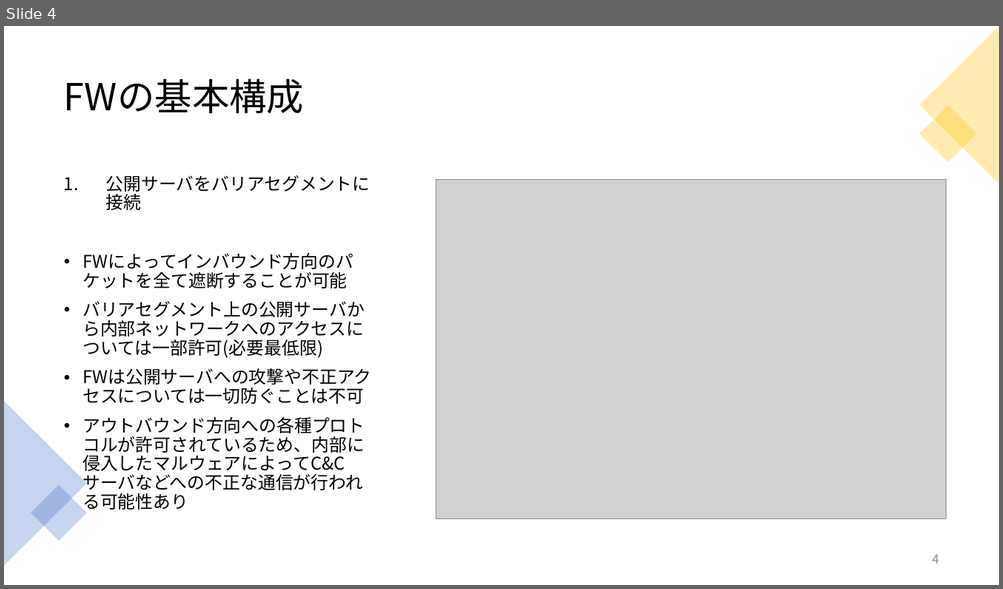
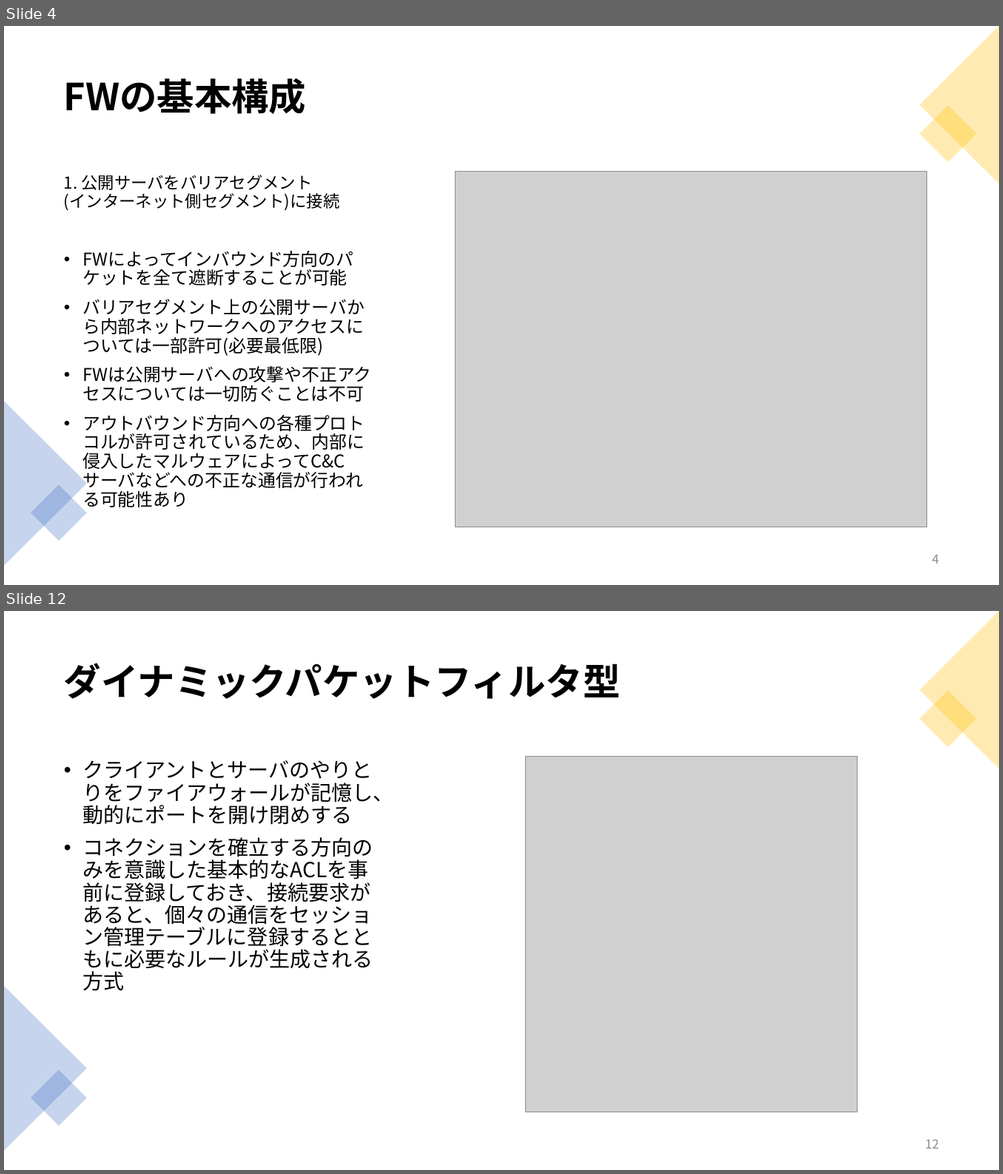
Before and after one commit to Reimei1213/LT, a slide deck: FireWall/LT_FireWall.pptx. Shown one above the other, each under a label of ours: slide 4 before the commit, slides 4 and 12 after it; the slides between them are not shown. The pictures are 1003x589 and 1003x1174 pixels, drawn with LibreOffice and Linux fonts; fonts in the diff are those of the drawing; grey boxes stand for pictures. Boxes give left, top, right and bottom in pixels: in the first picture for what was removed or moved away, otherwise in the second. Text is boxed around its words. In the diff, an @@ line names an element or a change of style, - is before the commit and + after.

```diff
--- a/FireWall/LT_FireWall.pptx
+++ b/FireWall/LT_FireWall.pptx
@@ slide 12 added at [4,611,999,1170], background #FFFFFF @@
@@ triangle added at [919,611,999,769], fill #FFC000 at 30% opacity @@
@@ title added at [64,663,620,699], 36 pt, text #000000, bold @@
+ダイナミックパケットフィルタ型
@@ rectangle added at [919,691,976,748], fill #FFC000 at 30% opacity @@
@@ text added at [82,760,394,991], 20 pt, text #000000 @@
+• クライアントとサーバのやりとりをファイアウォールが記憶し、動的にポートを開け閉めする
+• コネクションを確立する方向のみを意識した基本的なACLを事前に登録しておき、接続要求があると、個々の通信をセッション管理テーブルに登録するとともに必要なルールが生成される方式
@@ picture added at [526,757,857,1113] @@
@@ triangle added at [4,986,87,1151], fill #4472C4 at 30% opacity @@
@@ rectangle added at [31,1070,87,1126], fill #4472C4 at 30% opacity @@
@@ page number added at [925,1139,939,1149], 12 pt, text #8C8C8C @@
+12
@@ slide 4 changed as well @@
@@ title "FWの基本構成" at [64,79,306,114]: bold on @@
@@ text at [64,175,340,211]: text changed; size 17 to 16 pt @@
-1. 公開サーバをバリアセグメントに接続
+1. 公開サーバをバリアセグメント
+(インターネット側セグメント)に接続
@@ picture: place and size @@
-picture at [436,180,946,519]
+picture at [455,172,927,528]
```
Also in this commit, not shown: 6 other slides changed, 14 other slides added, 1 slide removed, 2 other files.
